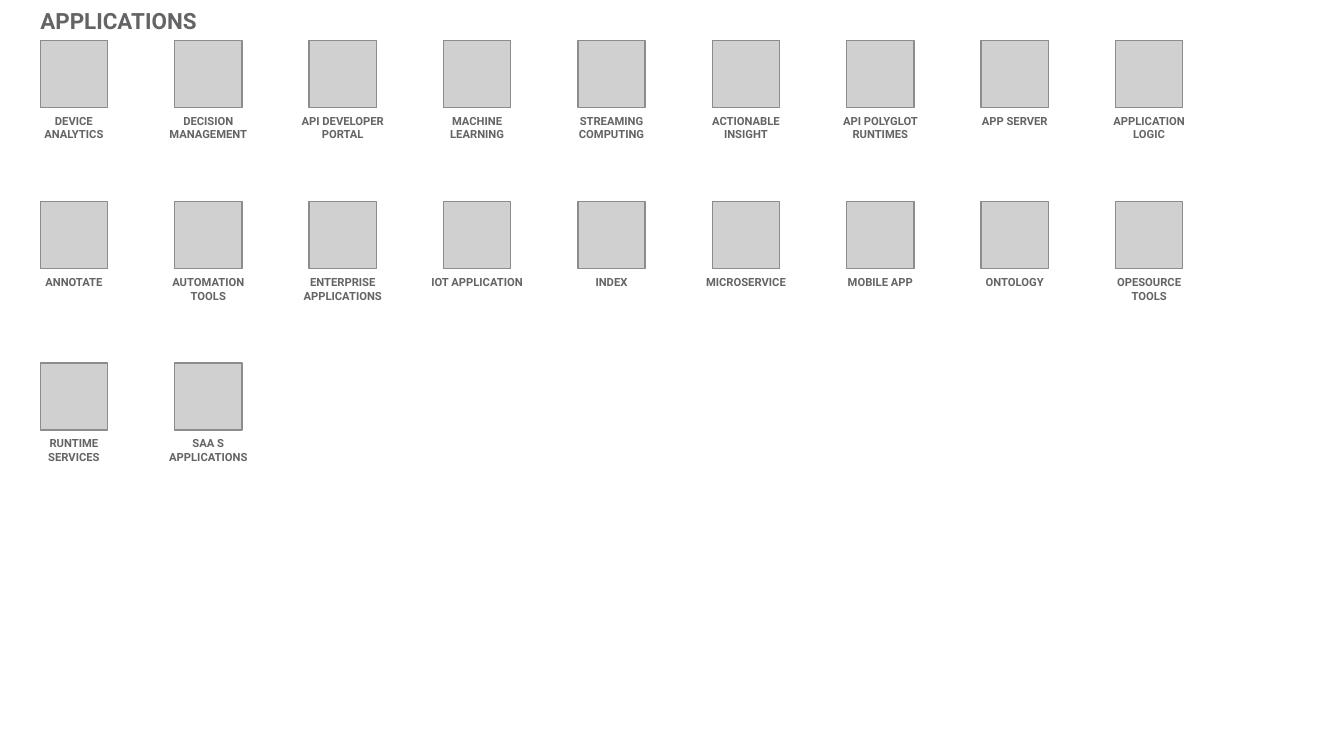
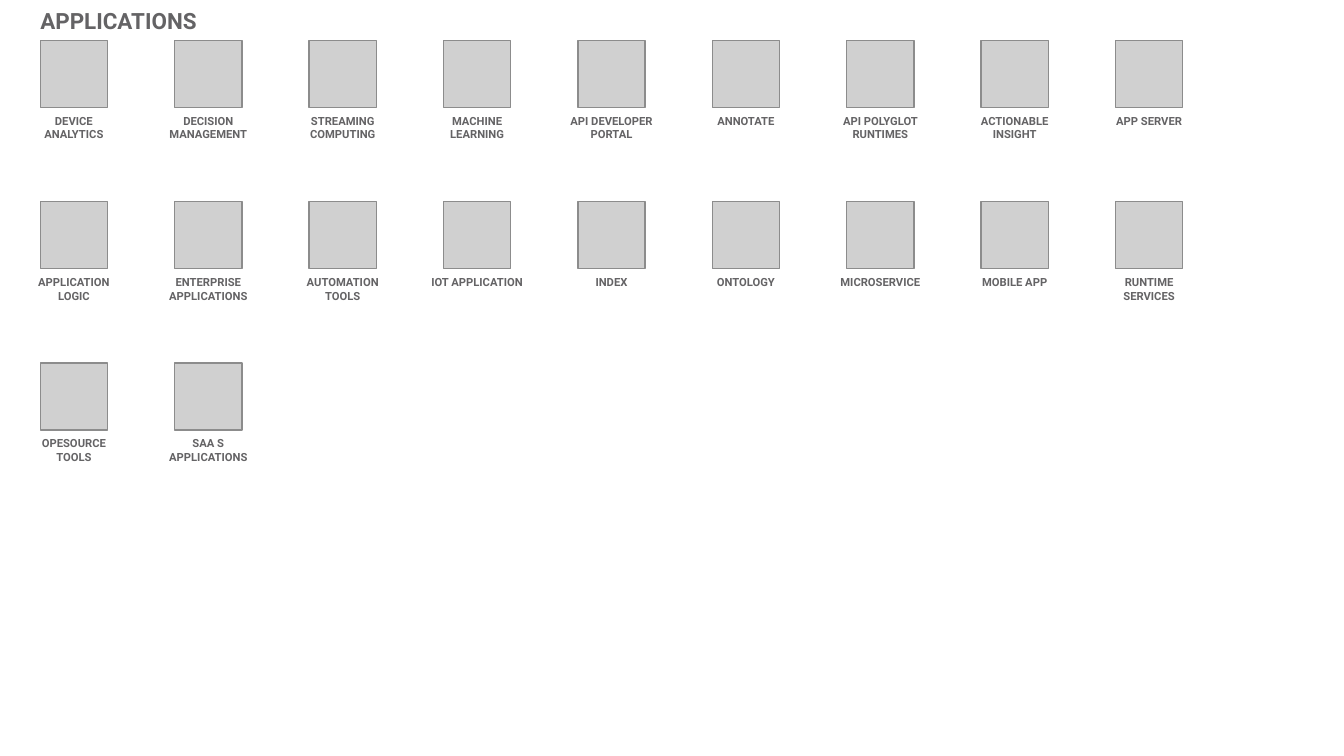
Before and after one commit to l2fprod/myarchitecture, a slide deck: slide 14 of mycatalog-architecture-diagram-template.pptx. Drawn at 1344x756 pixels with LibreOffice and Linux fonts; fonts in the diff are those of the drawing; grey boxes stand for pictures. Boxes give left, top, right and bottom in pixels: in the first picture for what was removed or moved away, otherwise in the second. Text is boxed around its words. In the diff, an @@ line names an element or a change of style, - is before the commit and + after.

```diff
--- a/mycatalog-architecture-diagram-template.pptx
+++ b/mycatalog-architecture-diagram-template.pptx
@@ text at [310,117,375,138]: text changed @@
-API DEVELOPER PORTAL
+STREAMING COMPUTING
@@ text at [570,117,652,138]: text changed @@
-STREAMING COMPUTING
+API DEVELOPER PORTAL
@@ text at [717,117,774,125]: text changed @@
-ACTIONABLE INSIGHT
+ANNOTATE
@@ text added at [981,117,1049,138], 6 pt, text #646365, bold @@
+ACTIONABLE INSIGHT
@@ text removed at [1113,117,1184,138] @@
-APPLICATION LOGIC
@@ text at [38,278,109,300]: text changed @@
-ANNOTATE
+APPLICATION LOGIC
@@ text "ENTERPRISE APPLICATIONS": place and size @@
-text "ENTERPRISE APPLICATIONS" at [304,278,382,300]
+text "ENTERPRISE APPLICATIONS" at [169,278,247,300]
@@ text "ONTOLOGY": place and size @@
-text "ONTOLOGY" at [986,278,1044,286]
+text "ONTOLOGY" at [717,278,775,286]
@@ 4 texts: place and size @@
-4 texts at [172,117,1048,300]
+4 texts at [307,117,1182,300]
@@ text at [1123,278,1174,300]: text changed @@
-OPESOURCE TOOLS
+RUNTIME SERVICES
@@ text at [42,439,106,461]: text changed @@
-RUNTIME SERVICES
+OPESOURCE TOOLS
```
Also in this commit, not shown: 13 other slides changed, 1 slide added, 1 slide removed.
